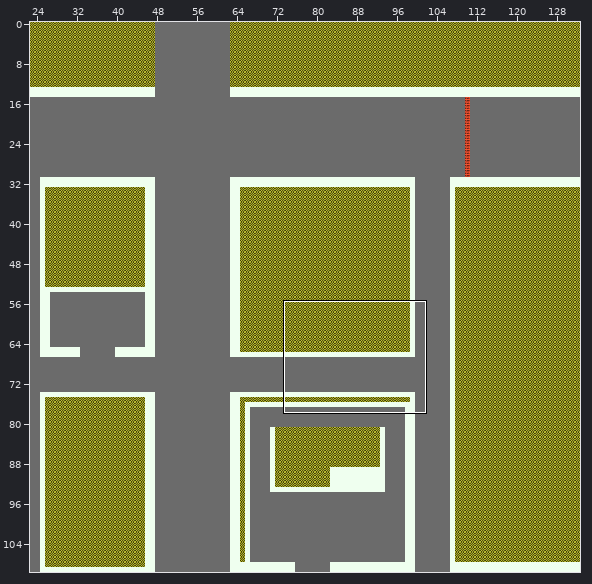
Tiled map -- Assets/Graphics/Maps/Retail/RetailNew.tmx. Above: a wide view before the commit, with the close-up outlined.
Close-up. Old version:
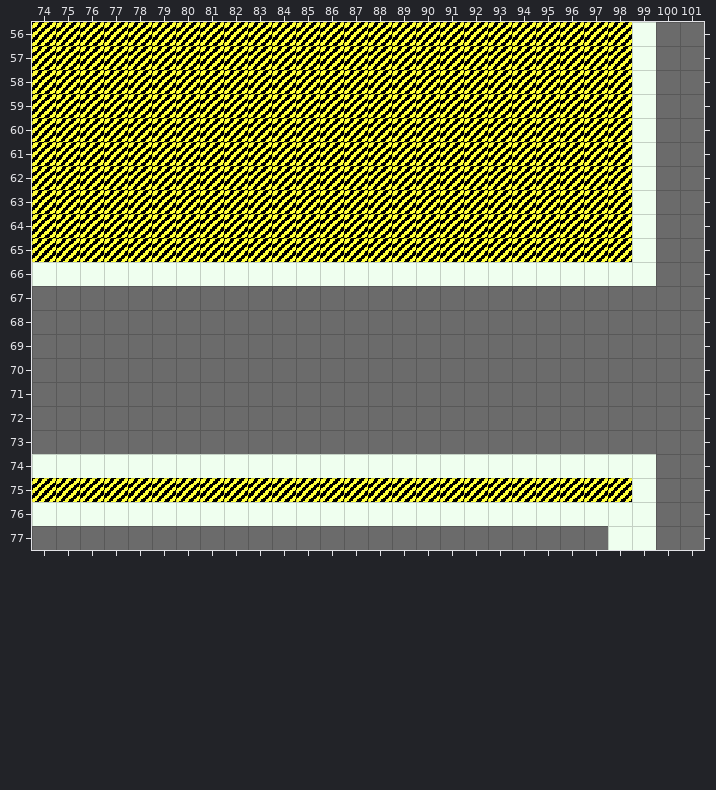
Cells are 16x16 px. Shown: x 74..101, y 56..77. The commit also changed other parts of the map, which this record leaves out.
After:
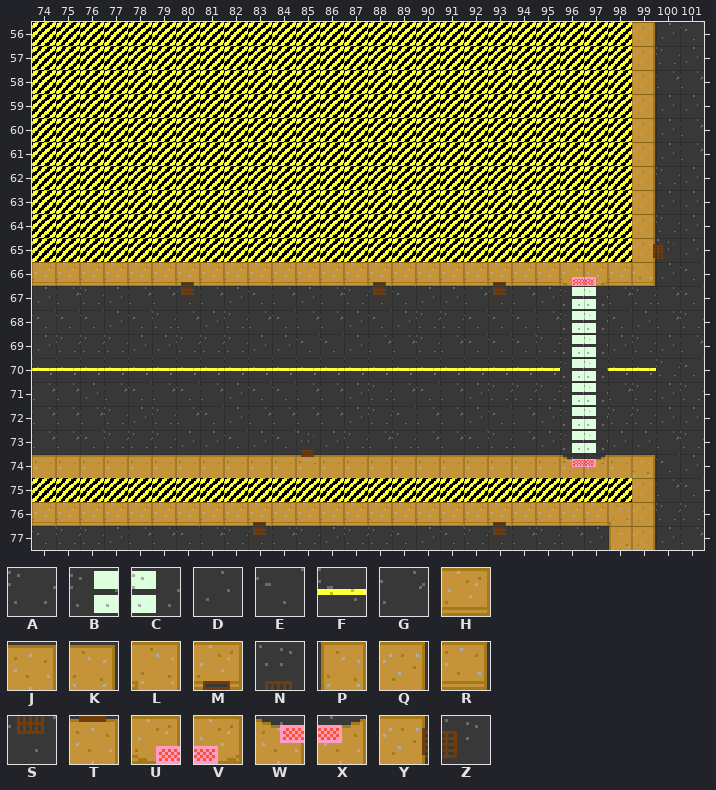
Key: from "RoadSidewalk": A 0, B 6, C 7, D 9, E 18, F 20, G 27, H 36, J 37, K 39, L 41, M 42, N 43, P 45, Q 46, R 48, S 51, T 52, U 54, V 55, W 63, X 64, Y 69, Z 70.
_ is an empty cell, . an unchanged one.
Tiles of an added or newly shown layer are drawn over the layers below it.
Diff:
--- layer "Graphics/BG" (added)
@@ x 74..101 @@
-56 .........................___
-57 .........................___
-58 .........................___
-59 .........................___
-60 .........................___
-61 .........................___
-62 .........................___
-63 .........................___
-64 .........................___
-65 .........................___
-66 ____________________________
-67 ____________________________
-68 ____________________________
-69 ____________________________
-70 ____________________________
-71 ____________________________
-72 ____________________________
-73 ____________________________
-74 ____________________________
-75 .........................___
-76 ____________________________
-77 ____________________________
+56 .........................QDE
+57 .........................QAD
+58 .........................QGG
+59 .........................QDD
+60 .........................QDG
+61 .........................QDG
+62 .........................QAD
+63 .........................QDD
+64 .........................QAD
+65 .........................YZD
+66 HHHHHHMHHHHHHHMHHHHMHHUVHRDE
+67 DGADGGSGDEGDGASEDDGSGDBCGAGE
+68 EEEDEAGDAGEGGDEDAAEEEGBCEDGA
+69 DAAADDAAADDEEDGGAGEEEABCDADG
+70 FFFFFFFFFFFFFFFFFFFFFFBCFFAE
+71 GGDGEGEGDEEGGDAGEGDAAABCGADA
+72 GGGADAGEDGGGGDAEGGDEGDBCAADD
+73 GGEAAADDEDENDAGAGGEAGDBCDDGA
+74 JJJJJJJJJJJTJJJJJJJJJJWXJKED
+75 .........................QGE
+76 HHHHHHHHHMHHHHHHHHHMHHHHLQAA
+77 EAADGGEGASGADAAEDEASGAGDPQDG
Pixel boxes of the changes (left, top, right, bottom) in both close-ups:
added: (32, 22, 704, 550)
